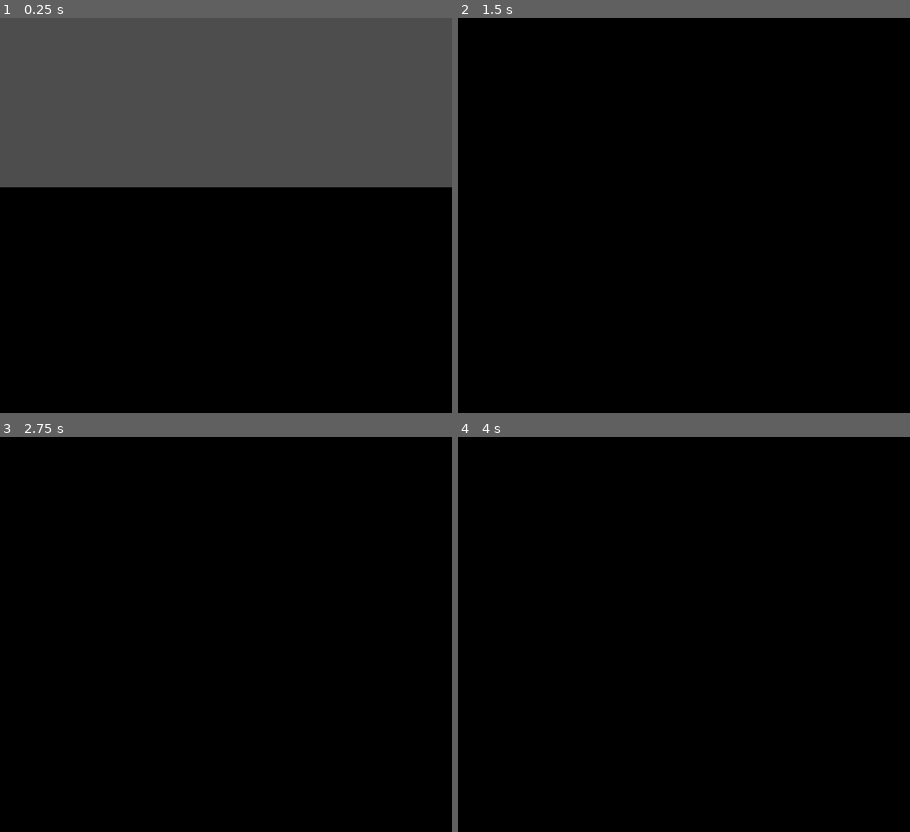
Above: before the commit, frames 1-4 (two rows, left to right).
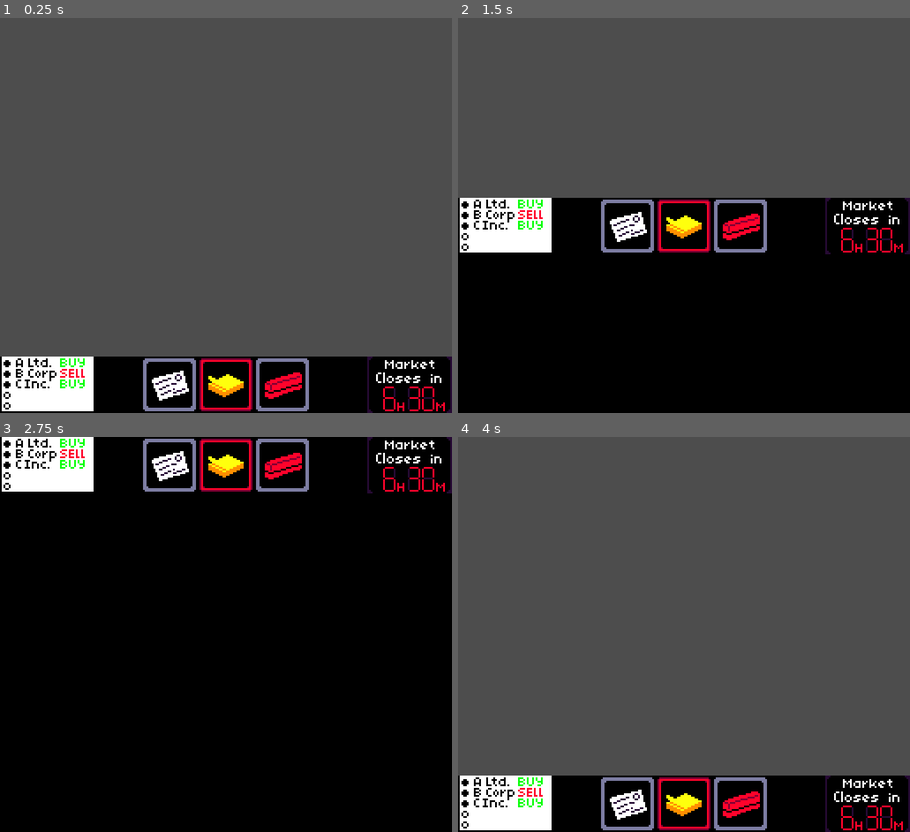
Above: after the commit, the same moments.

Repository: Team-Skeejy/lospec2
Game: Godot game, scene res://scenes/UI/in_game_menu.tscn
Same seed, same stepped clock (60 frames per second), same inputs: the game is played once before the commit and once after it. The project has no main scene, so this scene is started directly.
Inputs:
- Up to frame 1 (0.25 s): no input
- Up to frame 2 (1.5 s): tap Enter (Select) at 0.5 s; hold Space (A) 0.53-1.28 s; hold D (Right) from 0.53 s (still down); tap W (Up) at 0.77 s; tap Escape (Start) at 1.25 s; tap Space (A) at 1.35 s
- Up to frame 3 (2.75 s): tap W (Up) at 1.52 s; release D (Right) at 2.03 s; hold A (Left) from 2.03 s (still down); hold Alt (B) from 2.03 s (still down); tap Space (A) at 2.3 s
- Up to frame 4 (4 s): tap Escape (Start) at 2.75 s; release A (Left) at 2.78 s; release Alt (B) at 2.78 s; hold D (Right) from 2.78 s (still down); tap Enter (Select) at 2.85 s; tap W (Up) at 3.02, 3.77 s; tap Space (A) at 3.05 s; hold Space (A) from 3.53 s (still down)

The runs differ from the first frame. In frame 1, 48% of the frame differs, in the area x 0-100%, y 42-100%; in frame 2, 51%; in frame 3, 5.3%; in frame 4, 91%, in the area x 0-100%, y 0-100%.

Commit message:
In game menu start

Diff:
--- a/scenes/UI/in_game_menu.tscn
+++ b/scenes/UI/in_game_menu.tscn
@@ -1,8 +1,10 @@
-[gd_scene load_steps=2 format=3 uid="uid://dsbss8b7gdlc"]
+[gd_scene load_steps=3 format=3 uid="uid://dsbss8b7gdlc"]
 
 [ext_resource type="Script" path="res://scripts/ui/in_game_menu.gd" id="1_nw72i"]
+[ext_resource type="Texture2D" uid="uid://boaw6slnsbqq0" path="res://textures/mockup-ui.png" id="2_2dxcb"]
 
 [node name="InGameMenu" type="Control"]
+process_mode = 3
 layout_mode = 3
 anchors_preset = 15
 anchor_right = 1.0
@@ -21,3 +23,11 @@
 grow_horizontal = 2
 grow_vertical = 2
 color = Color(0, 0, 0, 1)
+
+[node name="TextureRect" type="TextureRect" parent="ColorRect"]
+layout_mode = 0
+offset_right = 40.0
+offset_bottom = 40.0
+texture = ExtResource("2_2dxcb")
+expand_mode = 1
+stretch_mode = 2
--- a/scripts/ui/in_game_menu.gd
+++ b/scripts/ui/in_game_menu.gd
@@ -2,12 +2,46 @@
 
 var open_close_speed := 0.5
 
+var is_opened : bool = false
+const closed_menu_position := Vector2(0, 192)
+
+var tween : Tween
 
 func _ready():
-	var tween = get_tree().create_tween()
-	tween.tween_property($ColorRect, "position", Vector2(), open_close_speed)
+	pass
 
 
 
 func _process(delta):
-	pass
+	print(delta)
+	if Input.is_action_just_pressed("Start") :
+		if is_opened:
+			close()
+		else:
+			open()
+
+func open():
+	_flip_paused()
+	get_tree().paused = true
+	if tween and tween.is_running():
+		tween.kill()
+	tween = get_tree().create_tween()
+	tween.set_pause_mode(Tween.TWEEN_PAUSE_PROCESS)
+	tween.tween_property($ColorRect, "position", Vector2(0, 0), open_close_speed)
+	tween.tween_callback(_flip_is_opened)
+
+func close():
+	if tween and tween.is_running():
+		tween.kill()
+	tween = get_tree().create_tween()
+	tween.set_pause_mode(Tween.TWEEN_PAUSE_PROCESS)
+	tween.tween_property($ColorRect, "position", closed_menu_position, open_close_speed)
+	tween.tween_callback(_flip_is_opened)
+	#tween.tween_callback(_flip_paused)
+
+
+func _flip_is_opened():
+	is_opened = not is_opened
+
+func _flip_paused():
+	get_tree().paused = not get_tree().paused
